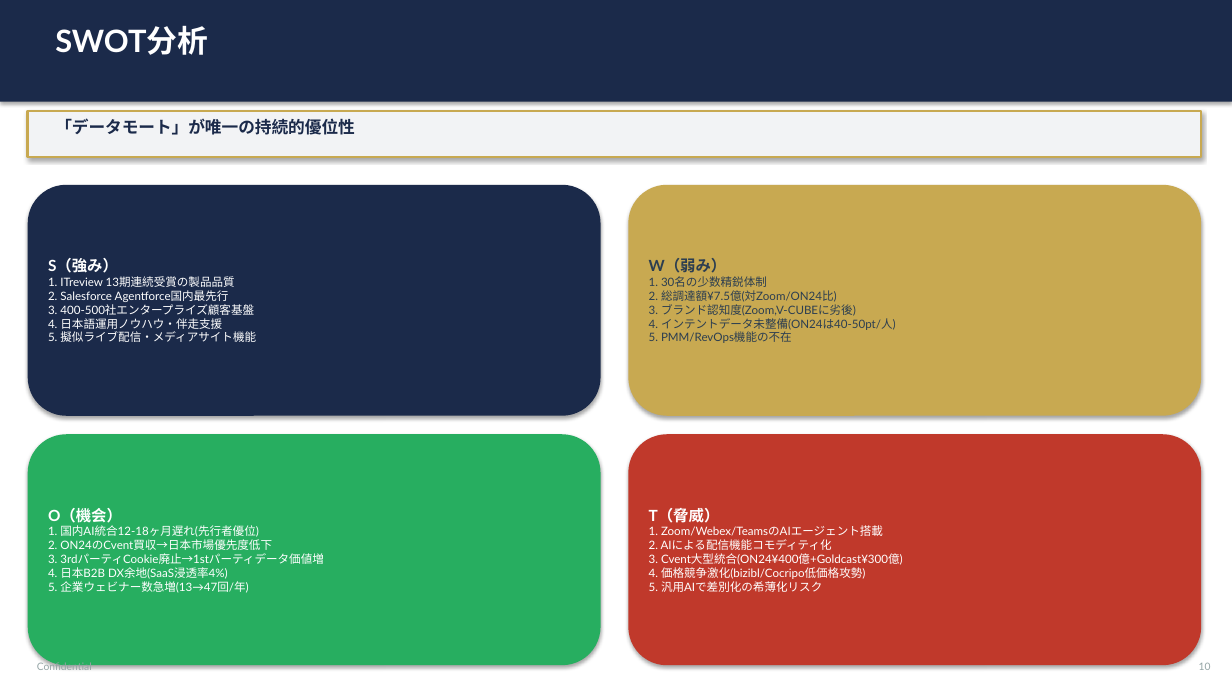
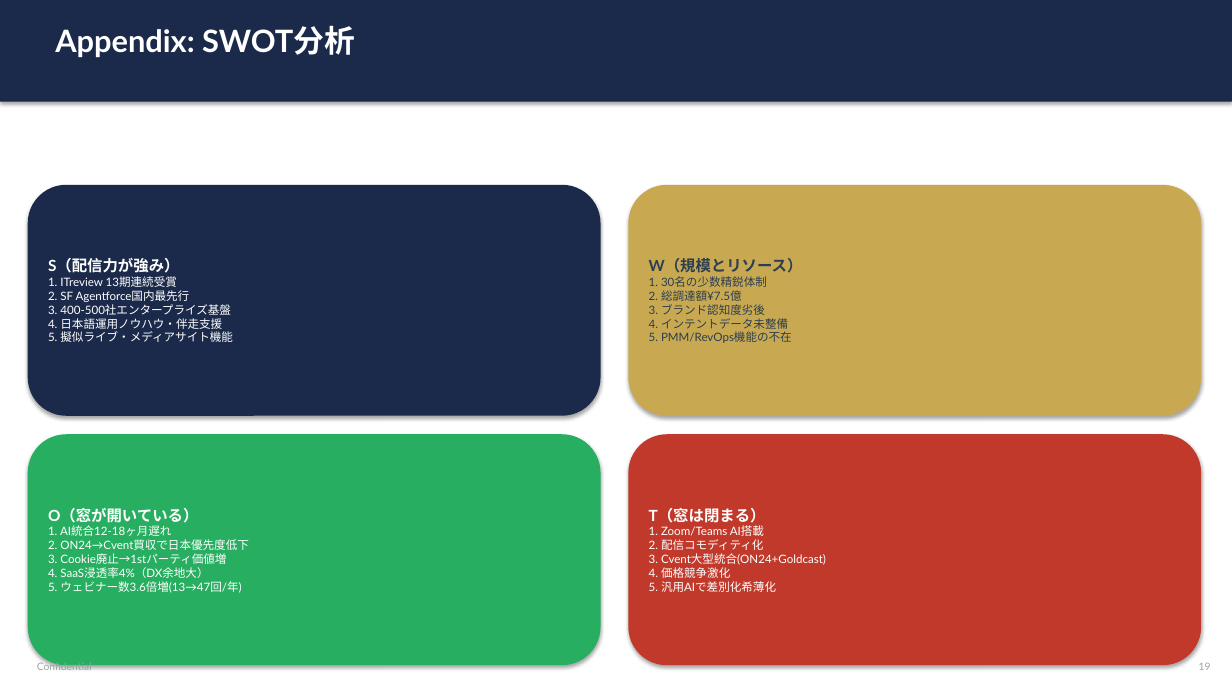
Before and after one commit to kapigon001/nexpro-strategy, a slide deck: slide 19 of output/nexpro_strategy_presentation.pptx (slide 10 before the commit). Drawn at 1232x693 pixels with LibreOffice and Linux fonts; fonts in the diff are those of the drawing. Boxes give left, top, right and bottom in pixels: in the first picture for what was removed or moved away, otherwise in the second. Text is boxed around its words. In the diff, an @@ line names an element or a change of style, - is before the commit and + after.

```diff
--- a/output/nexpro_strategy_presentation.pptx
+++ b/output/nexpro_strategy_presentation.pptx
@@ text at [55, 25, 355, 57]: text changed @@
-SWOT分析
+Appendix: SWOT分析
@@ rectangle removed at [28, 111, 1202, 157] @@
@@ text removed at [55, 118, 355, 135] @@
-「データモート」が唯一の持続的優位性
@@ text in rounded rectangle at [48, 258, 231, 315]: text changed @@
-S（強み）
-1. ITreview 13期連続受賞の製品品質
-2. Salesforce Agentforce国内最先行
-3. 400-500社エンタープライズ顧客基盤
+S（配信力が強み）
+1. ITreview 13期連続受賞
+2. SF Agentforce国内最先行
+3. 400-500社エンタープライズ基盤
@@ text in rounded rectangle at [649, 258, 803, 273]: text changed @@
-W（弱み）
+W（規模とリソース）
@@ text in rounded rectangle at [649, 290, 788, 332]: text changed @@
-2. 総調達額¥7.5億(対Zoom/ON24比)
-3. ブランド認知度(Zoom,V-CUBEに劣後)
-4. インテントデータ未整備(ON24は40-50pt/人)
+2. 総調達額¥7.5億
+3. ブランド認知度劣後
+4. インテントデータ未整備
@@ text in rounded rectangle at [48, 331, 233, 342]: text changed @@
-5. 擬似ライブ配信・メディアサイト機能
+5. 擬似ライブ・メディアサイト機能
@@ text in rounded rectangle at [48, 508, 249, 593]: text changed @@
-O（機会）
-1. 国内AI統合12-18ヶ月遅れ(先行者優位)
-2. ON24のCvent買収→日本市場優先度低下
-3. 3rdパーティCookie廃止→1stパーティデータ価値増
-4. 日本B2B DX余地(SaaS浸透率4%)
-5. 企業ウェビナー数急増(13→47回/年)
+O（窓が開いている）
+1. AI統合12-18ヶ月遅れ
+2. ON24→Cvent買収で日本優先度低下
+3. Cookie廃止→1stパーティ価値増
+4. SaaS浸透率4%（DX余地大）
+5. ウェビナー数3.6倍増(13→47回/年)
@@ text in rounded rectangle at [649, 508, 826, 592]: text changed @@
-T（脅威）
-1. Zoom/Webex/TeamsのAIエージェント搭載
-2. AIによる配信機能コモディティ化
-3. Cvent大型統合(ON24¥400億+Goldcast¥300億)
-4. 価格競争激化(bizibl/Cocripo低価格攻勢)
-5. 汎用AIで差別化の希薄化リスク
+T（窓は閉まる）
+1. Zoom/Teams AI搭載
+2. 配信コモディティ化
+3. Cvent大型統合(ON24+Goldcast)
+4. 価格競争激化
+5. 汎用AIで差別化希薄化
```
Also in this commit, not shown: 10 other slides changed, 11 slides added, 24 slides removed, 2 other files.
